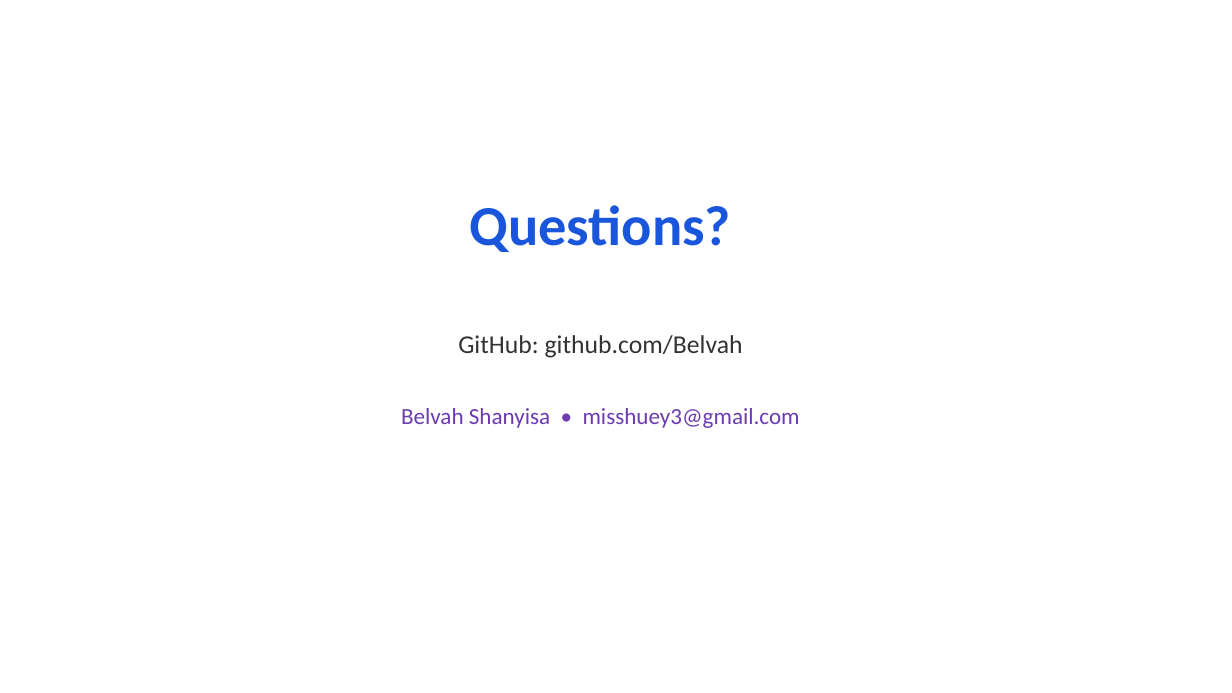
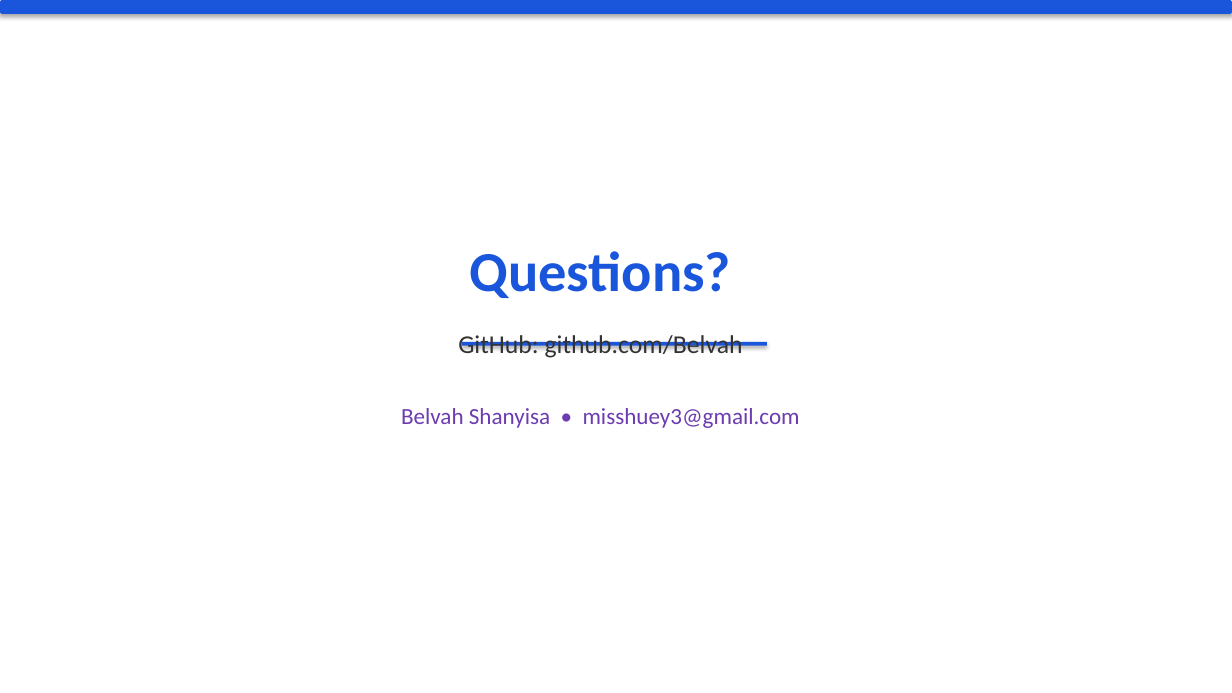
Before and after one commit to Belvah/employees-records-system, a slide deck: slide 16 of Employee_Records_System_Presentation.pptx (slide 15 before the commit). Drawn at 1232x693 pixels with LibreOffice and Linux fonts; fonts in the diff are those of the drawing. Boxes give left, top, right and bottom in pixels: in the first picture for what was removed or moved away, otherwise in the second. Text is boxed around its words. In the diff, an @@ line names an element or a change of style, - is before the commit and + after.

```diff
--- a/Employee_Records_System_Presentation.pptx
+++ b/Employee_Records_System_Presentation.pptx
@@ rounded rectangle added at (x1=0, y1=0, x2=1232, y2=14), fill #1A56DB @@
@@ text "Questions?" moved from (x1=470, y1=205, x2=732, y2=252) to (x1=470, y1=251, x2=732, y2=298) @@
@@ rectangle added at (x1=462, y1=342, x2=767, y2=346), fill #1A56DB @@
```
Also in this commit, not shown: 10 other slides changed, 5 slides added, 4 slides removed, 8 other files.
